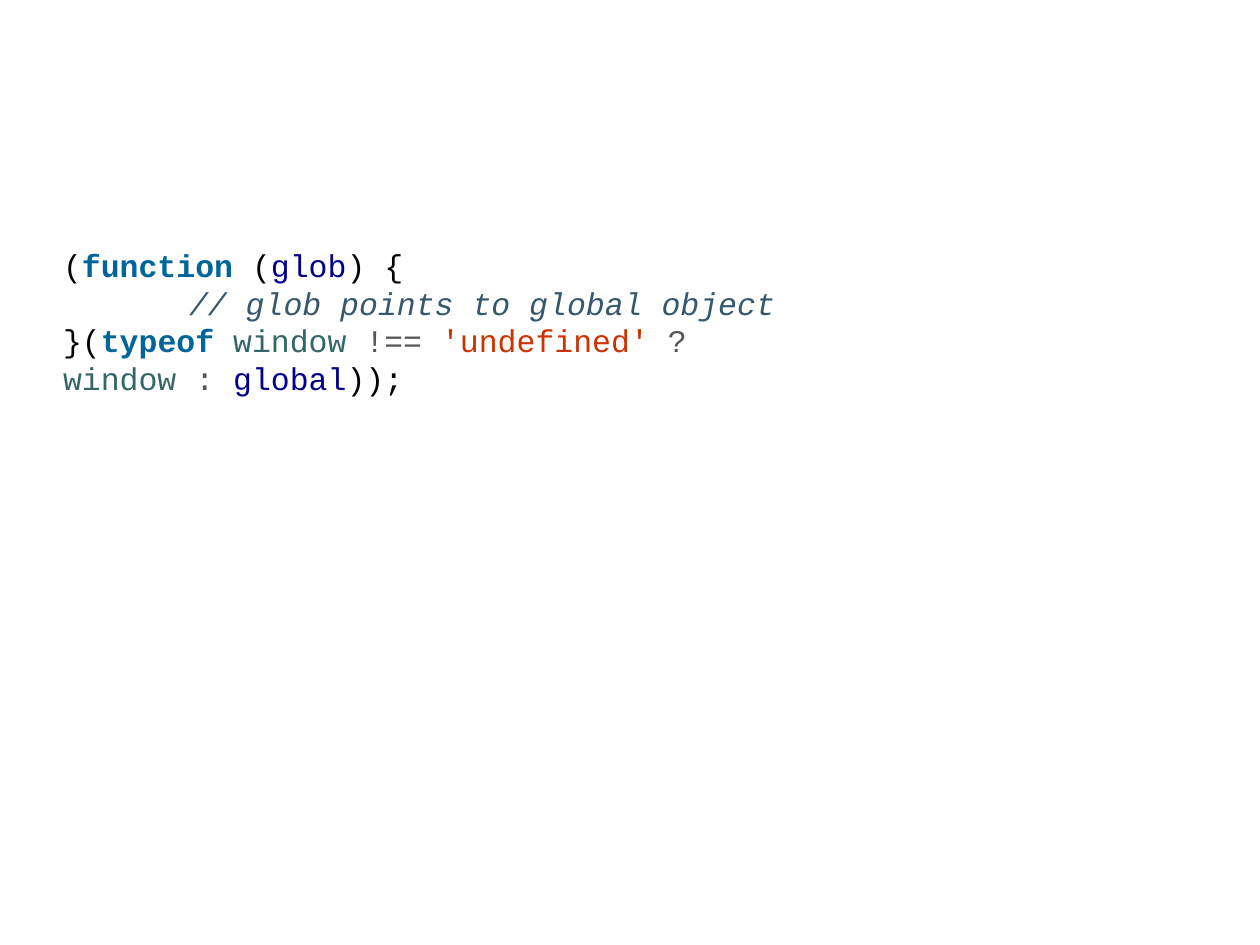
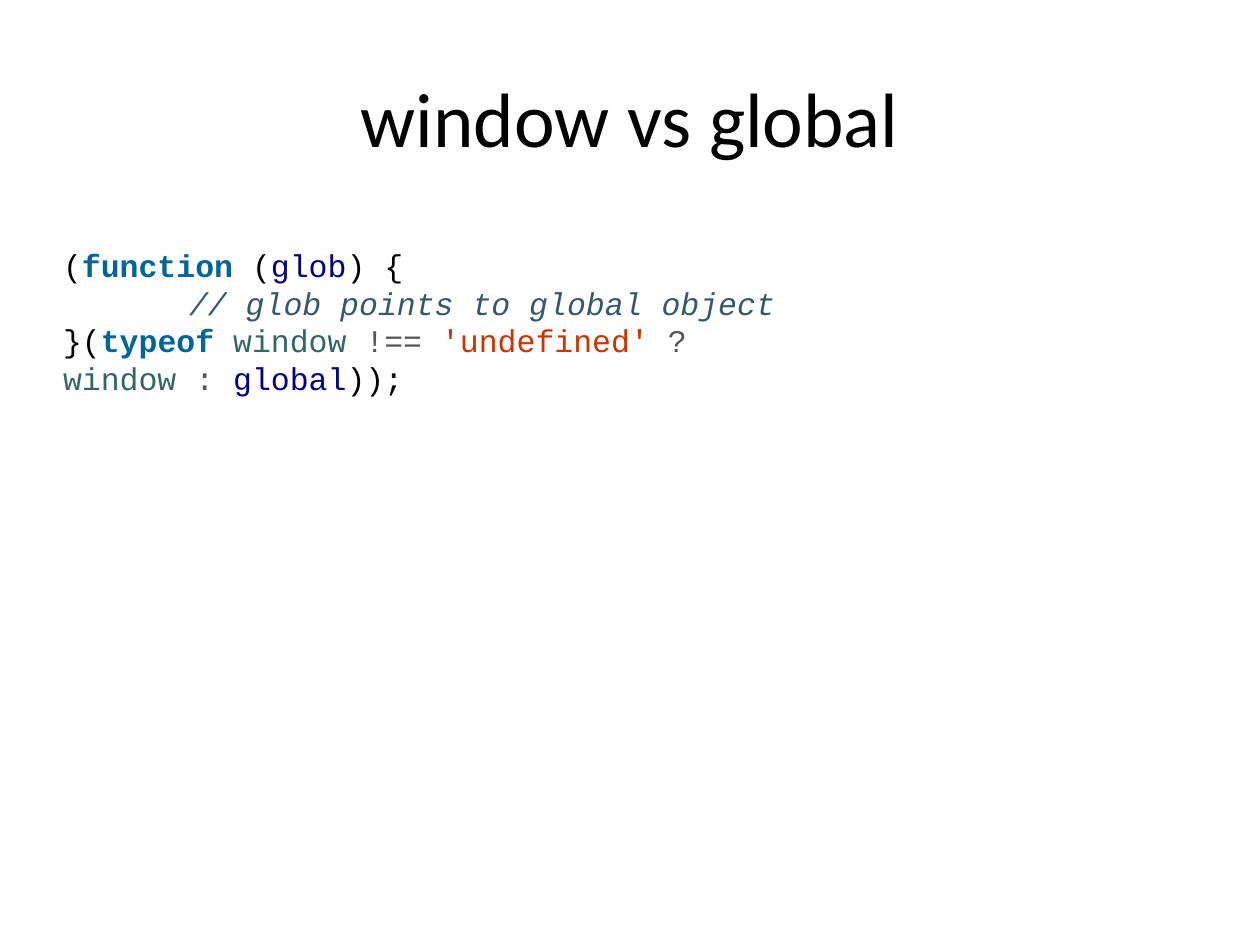
Before and after one commit to dzmitry-varabei/front-end-course, a slide deck: slide 30 of lecture-3-recap-scope/scope.pptx (slide 29 before the commit). Drawn at 1260x945 pixels with LibreOffice and Linux fonts; fonts in the diff are those of the drawing. Boxes give left, top, right and bottom in pixels: in the first picture for what was removed or moved away, otherwise in the second. Text is boxed around its words. In the diff, an @@ line names an element or a change of style, - is before the commit and + after.

```diff
--- a/lecture-3-recap-scope/scope.pptx
+++ b/lecture-3-recap-scope/scope.pptx
@@ title added at box(361, 93, 898, 161), 44 pt, text #000000 @@
+window vs global
```
Also in this commit, not shown: 1 other slide changed, 1 slide added.
